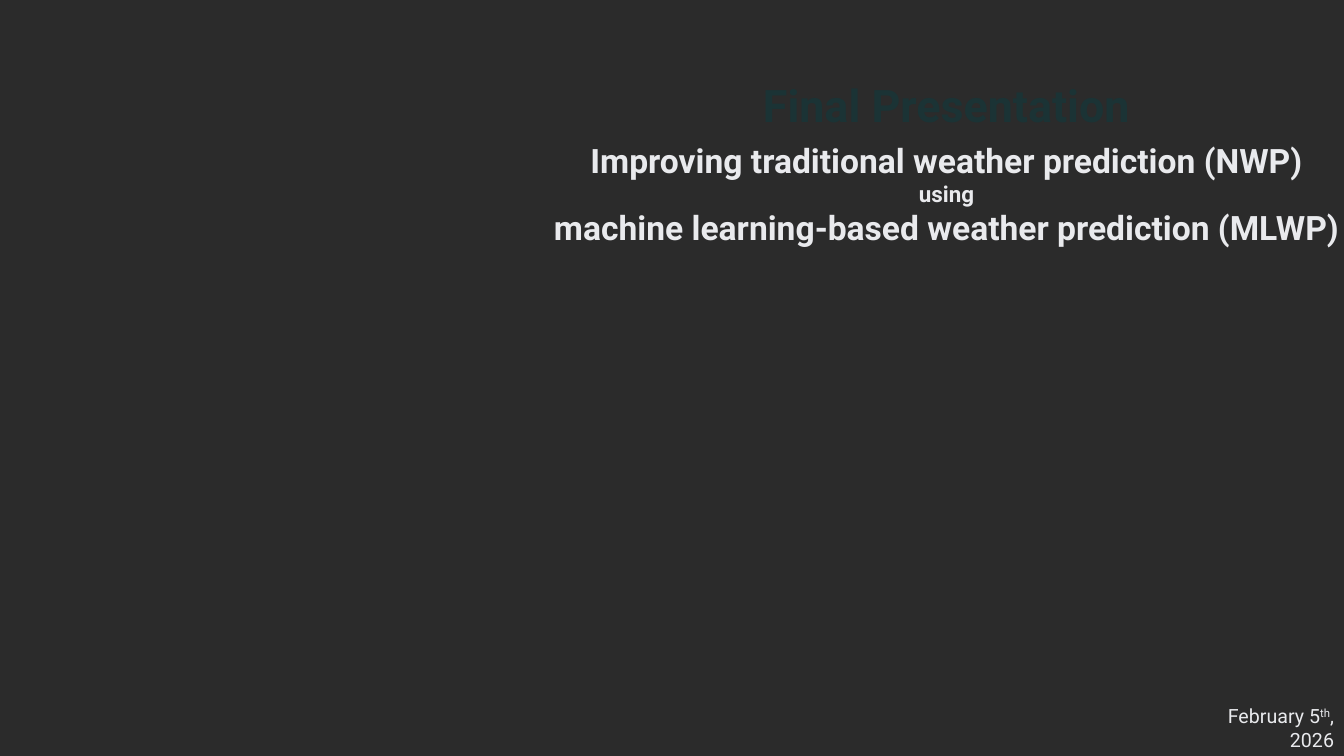
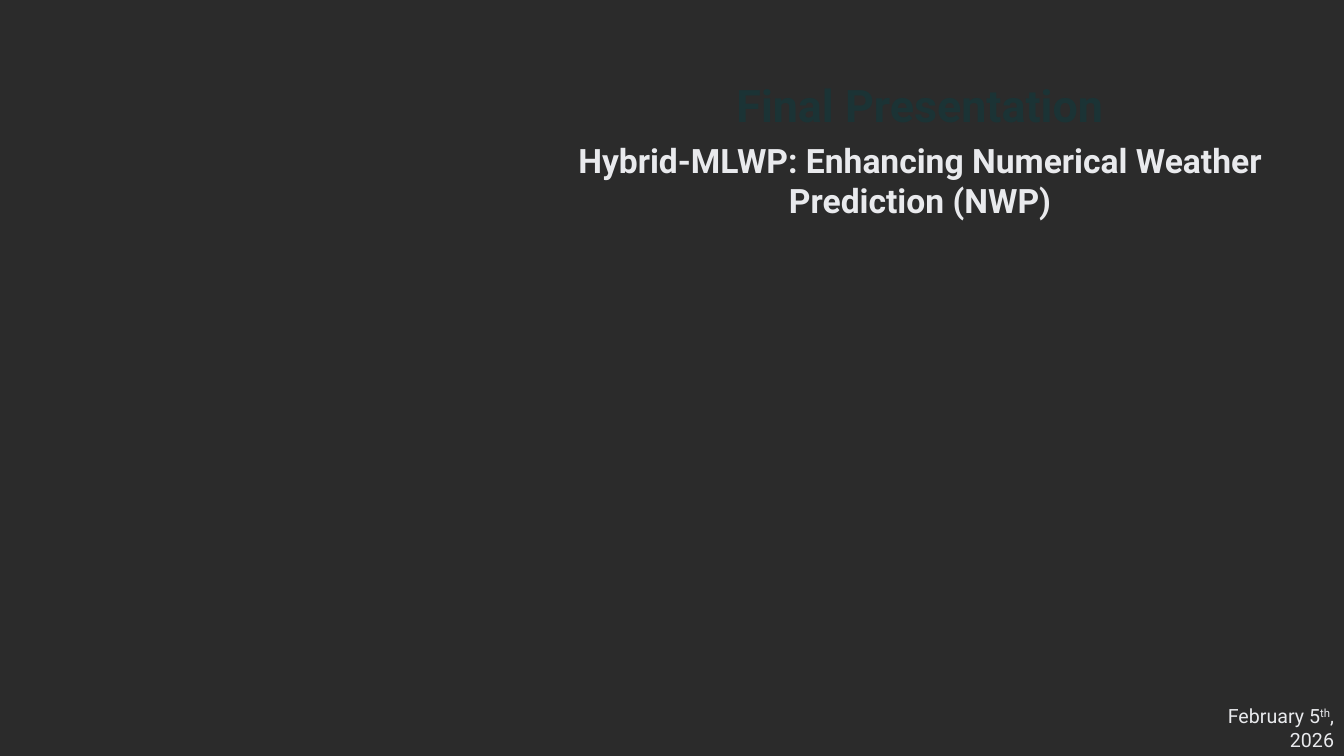
Before and after one commit to carlschmidt26/Hybrid-MLWP-Enhancing-Numerical-Weather-Prediction-NWP-, a slide deck: slide 1 of 4_Presentation/Hybrid-MLWP Enhancing Numerical Weather Prediction (NWP).pptx. Drawn at 1344x756 pixels with LibreOffice and Linux fonts; fonts in the diff are those of the drawing; background and template pictures are left out; a plain dark background stands for a picture behind light text. Boxes give left, top, right and bottom in pixels: in the first picture for what was removed or moved away, otherwise in the second. Text is boxed around its words. In the diff, an @@ line names an element or a change of style, - is before the commit and + after.

Commit message:
Updated presentation and link in corresponding README.MD

```diff
--- a/4_Presentation/Hybrid-MLWP Enhancing Numerical Weather Prediction (NWP).pptx
+++ b/4_Presentation/Hybrid-MLWP Enhancing Numerical Weather Prediction (NWP).pptx
@@ text "Final Presentation" moved from (x1=740, y1=73, x2=1153, y2=137) to (x1=714, y1=73, x2=1127, y2=137) @@
@@ text at (x1=578, y1=148, x2=1262, y2=221): text changed @@
-Improving traditional weather prediction (NWP)
-using
-machine learning-based weather prediction (MLWP)
+Hybrid-MLWP: Enhancing Numerical Weather Prediction (NWP)
```
Also in this commit, not shown: 1 other file.
